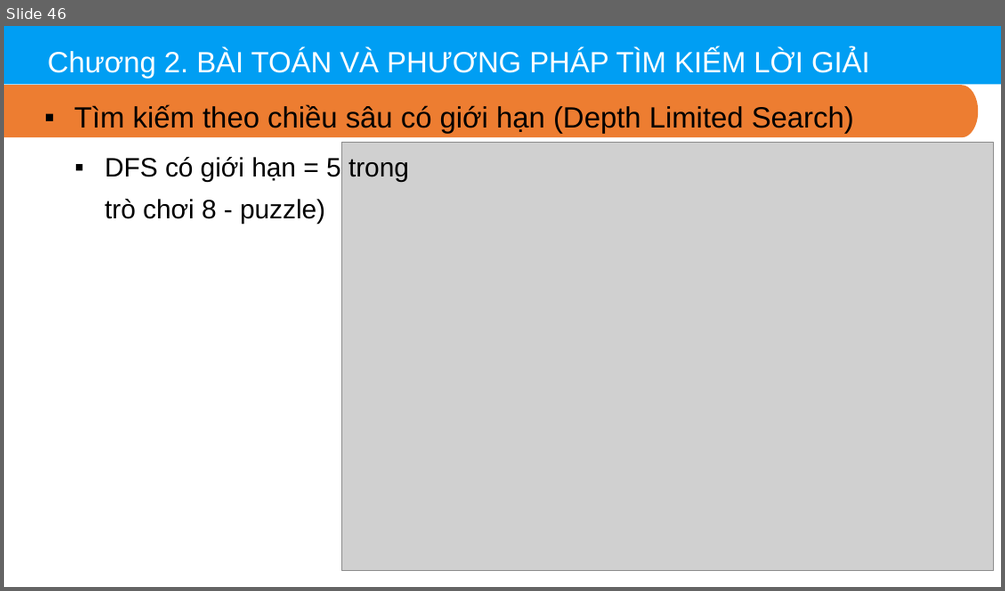
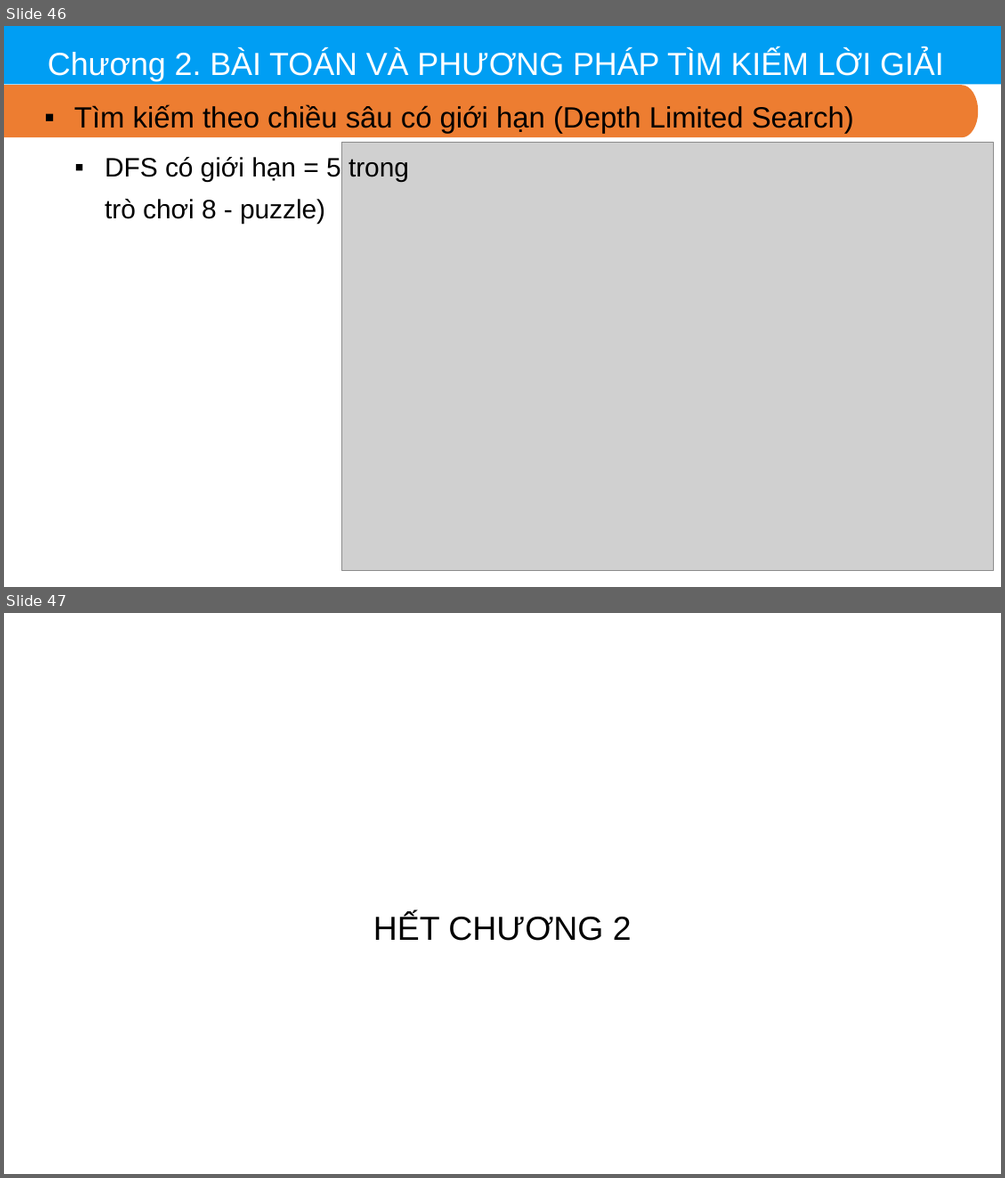
Before and after one commit to thinhdoanvu/AI, a slide deck: Slides/Chuong2_Timkiem.pptx. Shown one above the other, each under a label of ours: slide 46 before the commit, slides 46 and 47 after it. The pictures are 1005x591 and 1005x1178 pixels, drawn with LibreOffice and Linux fonts; fonts in the diff are those of the drawing; grey boxes stand for pictures. Boxes give left, top, right and bottom in pixels: in the first picture for what was removed or moved away, otherwise in the second. Text is boxed around its words. In the diff, an @@ line names an element or a change of style, - is before the commit and + after.

```diff
--- a/Slides/Chuong2_Timkiem.pptx
+++ b/Slides/Chuong2_Timkiem.pptx
@@ slide 47 added at (4, 613, 1001, 1174), background #FFFFFF @@
@@ title added at (373, 914, 631, 941), 50 pt, text #000000 @@
+HẾT CHƯƠNG 2
@@ slide 46 changed as well @@
@@ text "Chương 2. BÀI TOÁN VÀ ..." at (48, 50, 944, 81): size 44 to 48 pt @@
```
Also in this commit, not shown: 45 other slides changed, 4 other files.
